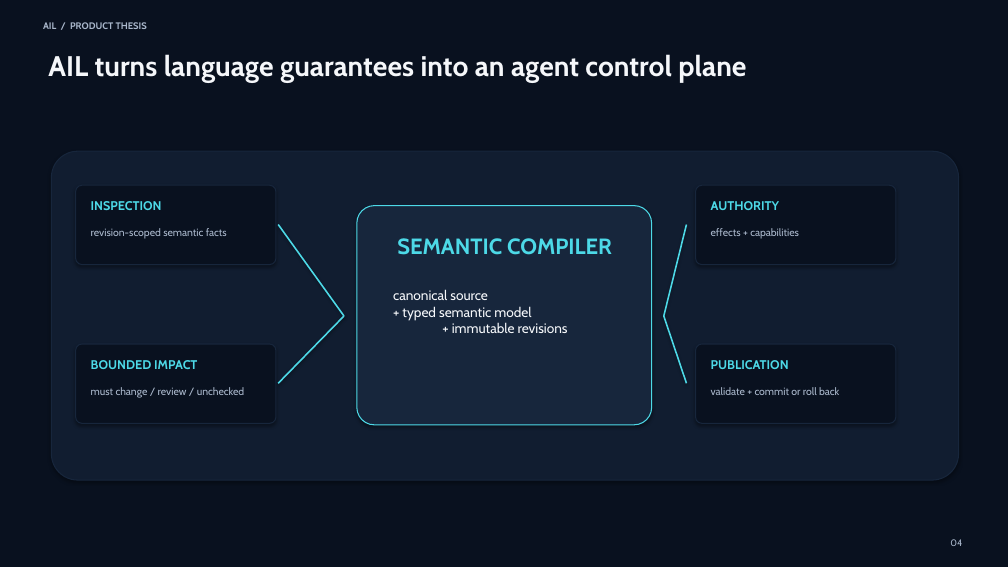
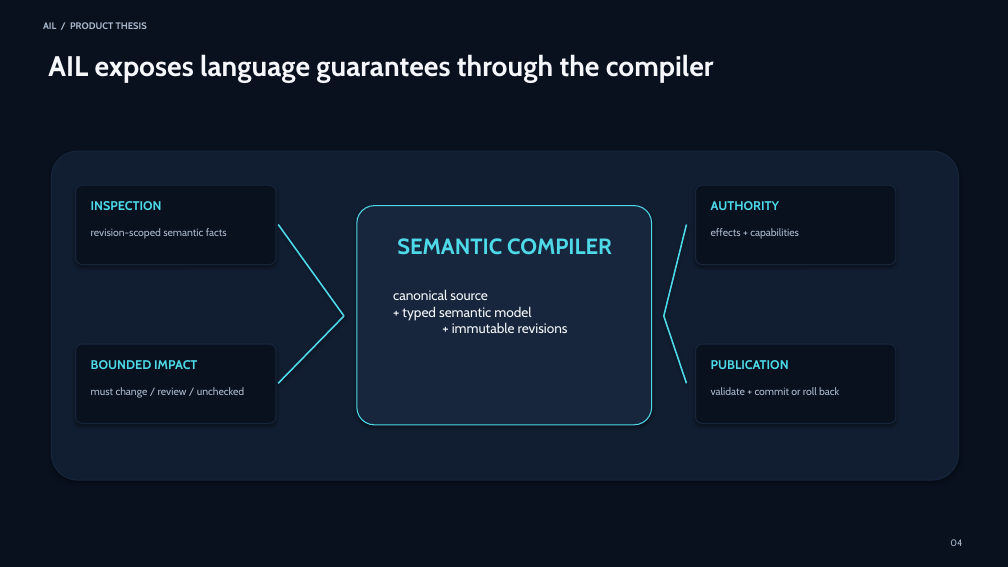
Before and after one commit to a-barwick/ail, a slide deck: slide 4 of docs/investor-deck.pptx. Drawn at 1008x567 pixels with LibreOffice and Linux fonts; fonts in the diff are those of the drawing. Boxes give left, top, right and bottom in pixels: in the first picture for what was removed or moved away, otherwise in the second. Text is boxed around its words. In the diff, an @@ line names an element or a change of style, - is before the commit and + after.

Commit message:
Rewrite documentation around shipped compiler behavior
Amp-Thread-ID: https://ampcode.com/threads/T-019fdd9d-fe9d-742a-b4ab-25e71b0d7f21

```diff
--- a/docs/investor-deck.pptx
+++ b/docs/investor-deck.pptx
@@ text at <box>48,54,714,82</box>: text changed @@
-AIL turns language guarantees into an agent control plane
+AIL exposes language guarantees through the compiler
```
Also in this commit, not shown: 7 other slides changed, 38 other files.
